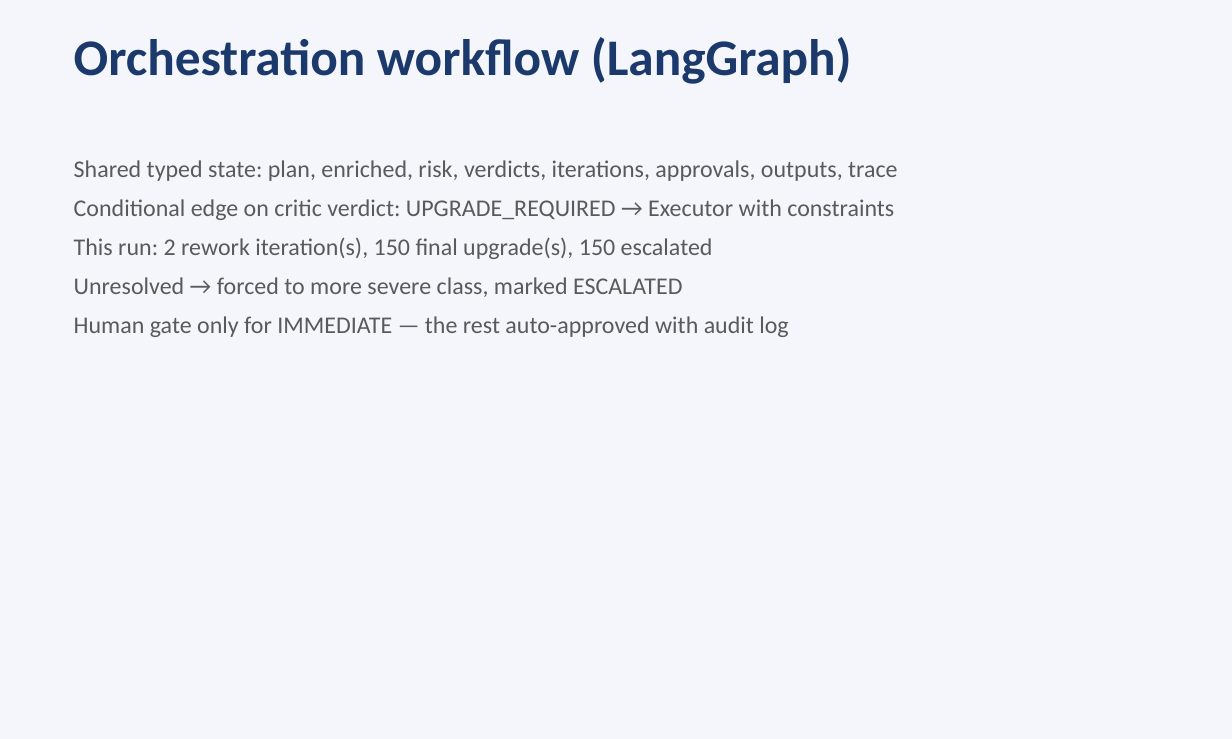
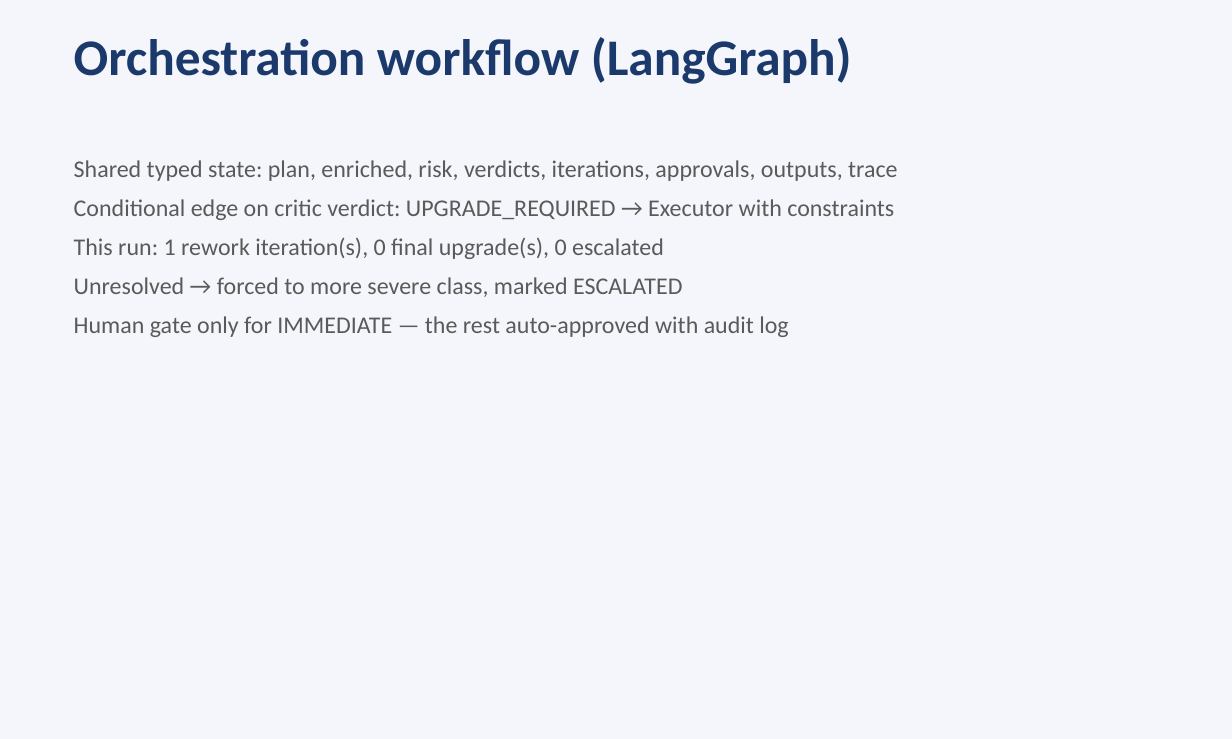
Before and after one commit to DeltaN04/Pipeline-Corrosion-Guard, a slide deck: slide 6 of presentation.pptx. Drawn at 1232x739 pixels with LibreOffice and Linux fonts; fonts in the diff are those of the drawing. Boxes give left, top, right and bottom in pixels: in the first picture for what was removed or moved away, otherwise in the second. Text is boxed around its words. In the diff, an @@ line names an element or a change of style, - is before the commit and + after.

```diff
--- a/presentation.pptx
+++ b/presentation.pptx
@@ text at (x1=74, y1=237, x2=664, y2=259): text changed @@
-This run: 2 rework iteration(s), 150 final upgrade(s), 150 escalated
+This run: 1 rework iteration(s), 0 final upgrade(s), 0 escalated
```
Also in this commit, not shown: 5 other slides changed, 1 slide added, 1 slide removed, 34 other files.
